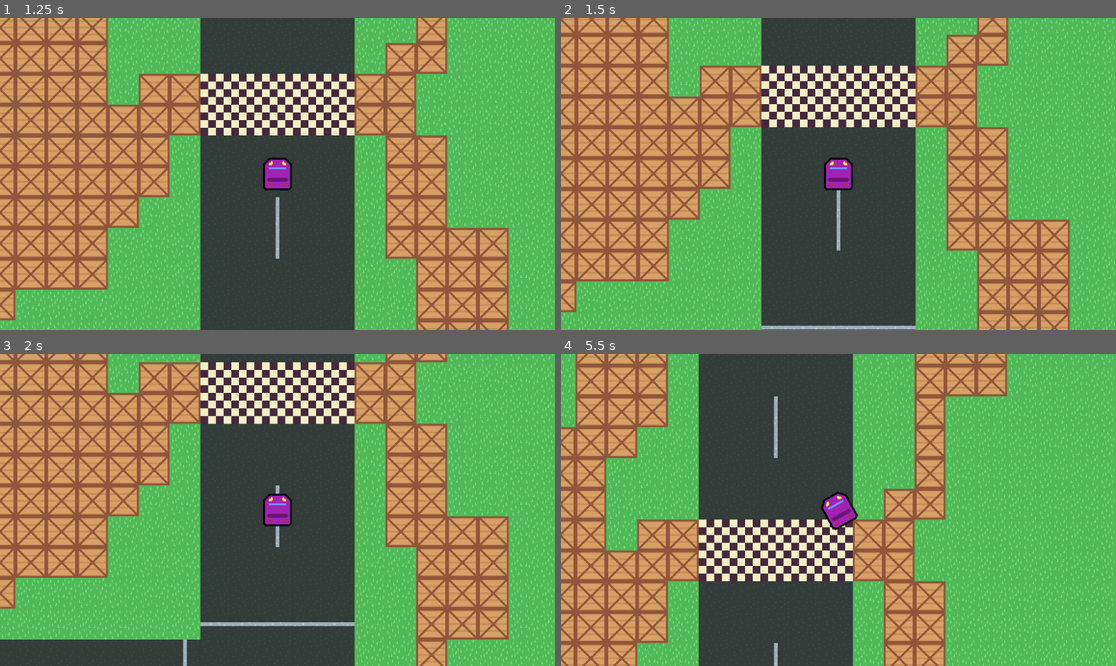
Above: before the commit, frames 1-4 (two rows, left to right).
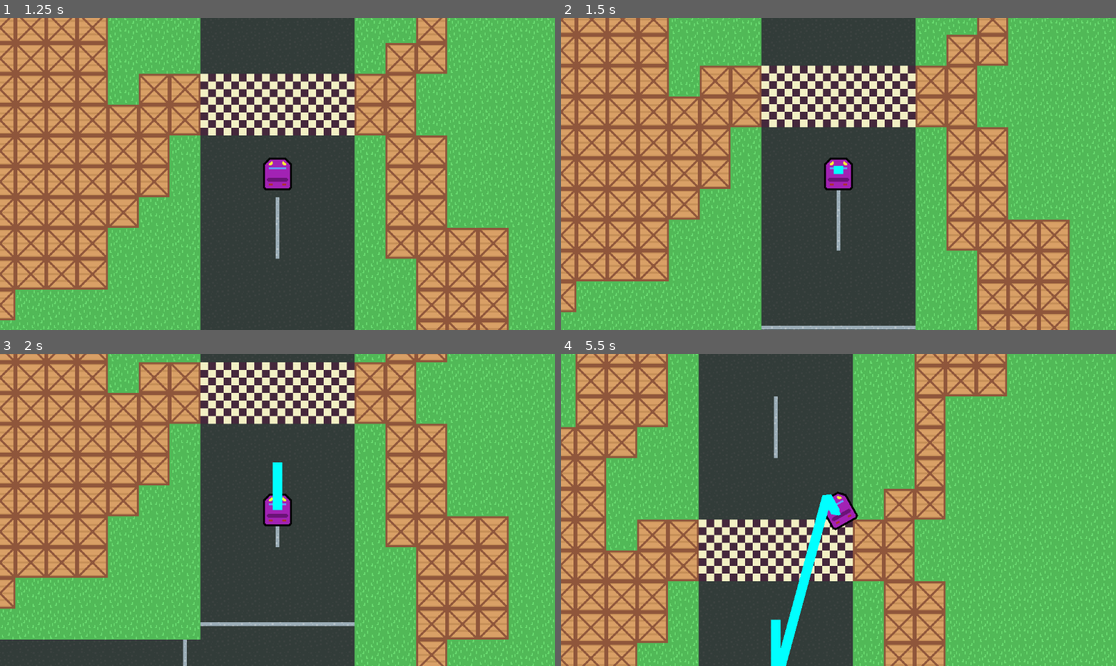
Above: after the commit, the same moments.

Repository: NicoheroesDX/tracer
Game: Godot game, scene res://src/track/Track.tscn
The game is run twice, just before and just after one commit, with the same random seed, the same clock (stepped at 60 frames per second) and the same inputs.
Inputs:
- Up to frame 1 (1.25 s): tap Enter at 0.5 s; hold D (car_steer_right) from 0.53 s (still down)
- Up to frame 2 (1.5 s): tap Space at 1.25 s; release D (car_steer_right) at 1.28 s; hold S (car_reverse) from 1.28 s (still down)
- Up to frame 3 (2 s): keep holding S (car_reverse)
- Up to frame 4 (5.5 s): release S (car_reverse) at 2.03 s; hold D (car_steer_right) 2.03-2.78 s; hold W (car_accelerate) 2.78-3.53 s; hold A (car_steer_left) 3.53-5.03 s; tap Enter at 5 s; hold S (car_reverse) from 5.03 s (still down)

Frame 1 is identical in both runs. In frame 2, less than 0.1% of the frame differs, in the area x 49-51%, y 47-51%; in frame 3, 0.3%; in frame 4, 1.4%, in the area x 37-51%, y 44-100%.

Commit message:
Added two trails

Diff:
--- a/project.godot
+++ b/project.godot
@@ -51,6 +51,11 @@
 , Object(InputEventKey,"resource_local_to_scene":false,"resource_name":"","device":-1,"window_id":0,"alt_pressed":false …(186 unchanged characters)…
 ]
 }
+debug_1={
+"deadzone": 0.2,
+"events": [Object(InputEventKey,"resource_local_to_scene":false,"resource_name":"","device":-1,"window_id":0,"alt_pressed":false,"shift_pressed":false,"ctrl_pressed":false,"meta_pressed":false,"pressed":false,"keycode":0,"physical_keycode":88,"key_label":0,"unicode":120,"location":0,"echo":false,"script":null)
+]
+}
 
 [layer_names]
 
--- a/src/car/car.gd
+++ b/src/car/car.gd
@@ -42,12 +42,13 @@
 	map = tile_map;
 
 func get_current_road_type() -> String:
-	var current_tile = map.local_to_map(map.to_local(global_position))
-	var tile_data = map.get_cell_tile_data(-1, current_tile)
+	if (map != null):
+		var current_tile = map.local_to_map(map.to_local(global_position))
+		var tile_data = map.get_cell_tile_data(-1, current_tile)
 
-	if tile_data:
-		if tile_data.has_custom_data("RoadType"):
-			return tile_data.get_custom_data("RoadType")
+		if tile_data:
+			if tile_data.has_custom_data("RoadType"):
+				return tile_data.get_custom_data("RoadType")
 	return "";
 
 func apply_effects(new_speed_effect: float, new_steering_effect: float):
--- /dev/null
+++ b/src/car/trail/Trail.tscn
@@ -0,0 +1,6 @@
+[gd_scene load_steps=2 format=3 uid="uid://crjr0g5bvumdn"]
+
+[ext_resource type="Script" uid="uid://u2vrrhndkedi" path="res://src/car/trail/trail.gd" id="1_x1qms"]
+
+[node name="Trail" type="Line2D"]
+script = ExtResource("1_x1qms")
--- /dev/null
+++ b/src/car/trail/trail.gd
@@ -0,0 +1,21 @@
+class_name Trail;
+extends Line2D;
+
+@onready var curve := Curve2D.new();
+var car: Car
+
+var is_emitting: bool = false;
+
+const MAX_LENGTH: int = 2000;
+
+func attach_to_car(attached_car: Car):
+	car = attached_car;
+
+func _process(delta: float) -> void:
+	if (car != null and is_emitting):
+		curve.add_point(car.global_position);
+
+		if (curve.get_baked_points().size() > MAX_LENGTH):
+			curve.remove_point(0);
+
+		points = curve.get_baked_points();
--- /dev/null
+++ b/src/temp/TrailTest.tscn
@@ -0,0 +1,29 @@
+[gd_scene load_steps=3 format=3 uid="uid://olwg0uajphad"]
+
+[ext_resource type="PackedScene" uid="uid://dxf28h17xo3sj" path="res://src/car/Car.tscn" id="2_6lfea"]
+
+[sub_resource type="GDScript" id="GDScript_whmrr"]
+script/source = "
+"
+
+[node name="TrailTest" type="Node2D"]
+script = SubResource("GDScript_whmrr")
+
+[node name="ColorRect" type="ColorRect" parent="."]
+anchors_preset = 8
+anchor_left = 0.5
+anchor_top = 0.5
+anchor_right = 0.5
+anchor_bottom = 0.5
+offset_left = -750.0
+offset_top = -750.0
+offset_right = 750.0
+offset_bottom = 750.0
+grow_horizontal = 2
+grow_vertical = 2
+color = Color(0.117647, 0.117647, 0.313726, 1)
+
+[node name="Player" parent="." instance=ExtResource("2_6lfea")]
+
+[node name="PlayerCamera" type="Camera2D" parent="."]
+zoom = Vector2(2, 2)
--- a/src/track/track.gd
+++ b/src/track/track.gd
@@ -5,6 +5,9 @@
 @onready var tile_map: TileMap = $TileMap;
 @onready var checkpoint_list: Node = $CheckPoints;
 @onready var finish_line: FinishLine = %FinishLine;
+
+@onready var trail_first: Trail = Trail.new();
+@onready var trail_second: Trail = Trail.new();
 
 var current_lap: int = 1;
 
@@ -15,6 +18,18 @@
 	player.connect_to_map(tile_map);
 	finish_line.player_crossed.connect(on_player_crossed_finish);
 
+	trail_first.default_color = Color.AQUA;
+	trail_second.default_color = Color.HOT_PINK;
+
+	add_child(trail_first);
+	add_child(trail_second);
+
+	trail_first.attach_to_car(player)
+	trail_first.is_emitting = true;
+
+	trail_second.attach_to_car(player)
+	trail_second.is_emitting = false;
+
 	for checkpoint in checkpoint_list.get_children():
 		checkpoint_amount += 1;
 		checkpoint.player_crossed.connect(on_player_crossed_checkpoint);
@@ -23,6 +38,7 @@
 	update_camera_position();
 
 func reset_all_checkpoints():
+	checkpoints_crossed = 0;
 	for checkpoint in checkpoint_list.get_children():
 		checkpoint.reset();
 
@@ -37,13 +53,19 @@
 		on_player_lap_finished();
 
 func on_player_lap_finished():
-	if (current_lap < 3):
-		current_lap += 1;
-		reset_all_checkpoints();
-		checkpoints_crossed = 0;
-		print("You are now on Lap: " + str(current_lap));
-	else:
-		on_player_race_finished();
+	match (current_lap):
+		1:
+			reset_all_checkpoints();
+			trail_first.is_emitting = false;
+			trail_second.is_emitting = true;
+		2:
+			reset_all_checkpoints();
+			trail_second.is_emitting = false;
+		3:
+			on_player_race_finished();
+
+	current_lap += 1;
+	print("You are now on Lap: " + str(current_lap));
 
 func on_player_race_finished():
 	print("You won!");
Not shown, added: src/car/trail/trail.gd.uid
Renamed: src/temp/tiles/grass.png -> src/temp/graphics/grass.png
Not shown, changed: src/temp/graphics/grass.png.import
Renamed: src/temp/tiles/road.png -> src/temp/graphics/road.png
Not shown, changed: src/temp/graphics/road.png.import
Renamed: src/temp/tiles/road_horizontal.png -> src/temp/graphics/road_horizontal.png
Not shown, changed: src/temp/graphics/road_horizontal.png.import
Renamed: src/temp/tiles/road_vertical.png -> src/temp/graphics/road_vertical.png
Not shown, changed: src/temp/graphics/road_vertical.png.import
Renamed: src/temp/testWorld.png -> src/temp/graphics/testWorld.png
Not shown, changed: src/temp/graphics/testWorld.png.import
Renamed: src/temp/tiles/wall.png -> src/temp/graphics/wall.png
(and 1 more such lines)
